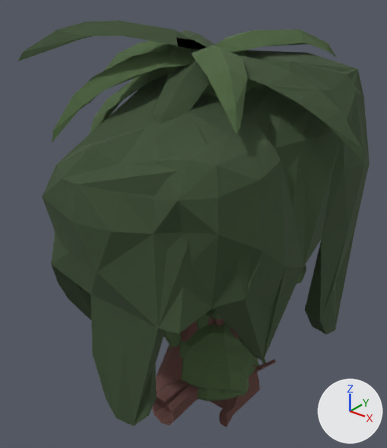
An edit to the glTF model client/public/models/procedural-terrain/ultimate-nature-props.glb, drawn before and after from the same camera.
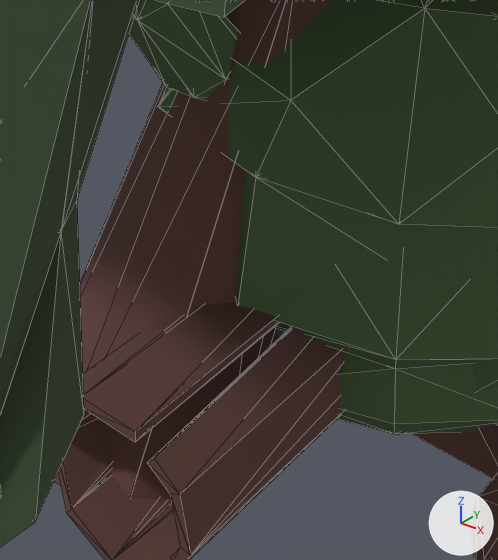
The first picture shows the older version from a 50 mm lens placed at (1.056, -1.445, 1.605), pointed at (-0.064, -0.045, 0.736). The close-ups show the older and then the newer version on the part from 37% to 58% of the width and 74% to 94% of the height of that picture. Only the edits that show in the close-ups are written down. Every picture has the same lights, and +X, +Y and +Z are marked at lower right. The close-ups show mesh edges as thin lines. Where no turn or scale is listed for an object, it has been applied to the vertices.

The first close-up shows 'cactus-near', 'fallen-log-far', 'fallen-log-near', 'shrub-far', 'shrub-near', 'stump-far', 'stump-near', 'willow-far', 'willow-near' and 2 more.
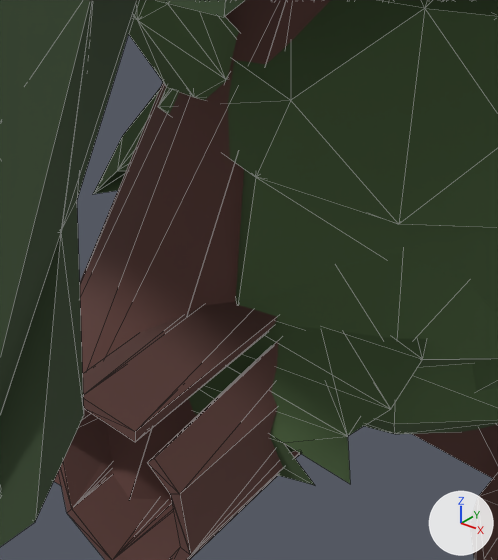
What differs and where, as boxes (x1, y1, x2, y2) in the close-ups (498 x 560 px):
```json
{"object": "fern-near", "change": "added", "after": [93, 87, 427, 485]}
{"object": "fern-far", "change": "added", "after": [94, 171, 347, 452], "on screen": "mostly hidden"}
```

Scene script edits in JSON lines:
```json
{"op": "add", "block": "me_fern_far", "code": ["me_fern_far = bpy.data.meshes.new('fern-far')", "me_fern_far.from_pydata(...)  # 23 vertices, 26 faces; spans x -0.206..0.206, y -0.222..0.222, z -0.077..0.077", "me_fern_far.materials.append(mat_terrain_props_vertex_color)"]}
{"op": "add", "block": "me_fern_near", "code": ["me_fern_near = bpy.data.meshes.new('fern-near')", "me_fern_near.from_pydata(...)  # 70 vertices, 68 faces; spans x -0.213..0.213, y -0.235..0.235, z -0.09..0.09", "me_fern_near.materials.append(mat_terrain_props_vertex_color)"]}
{"op": "add", "block": "ob_fern_far", "code": ["ob_fern_far = bpy.data.objects.new('fern-far', me_fern_far)", "ob_fern_far.location = (-0.004, -0.0001, 0.102)"]}
{"op": "add", "block": "ob_fern_near", "code": ["ob_fern_near = bpy.data.objects.new('fern-near', me_fern_near)", "ob_fern_near.location = (0.0, 0.0, 0.09)"]}
```
